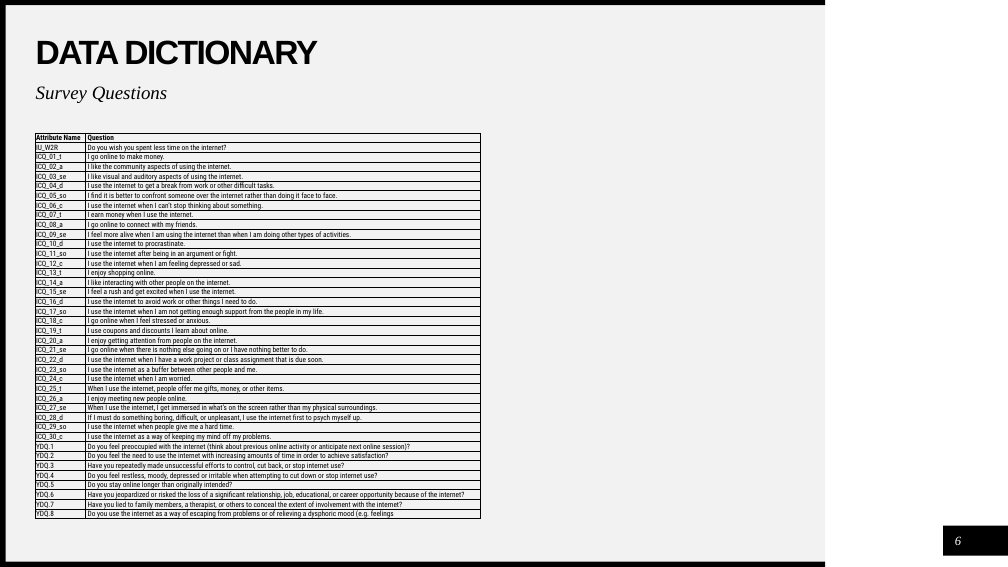
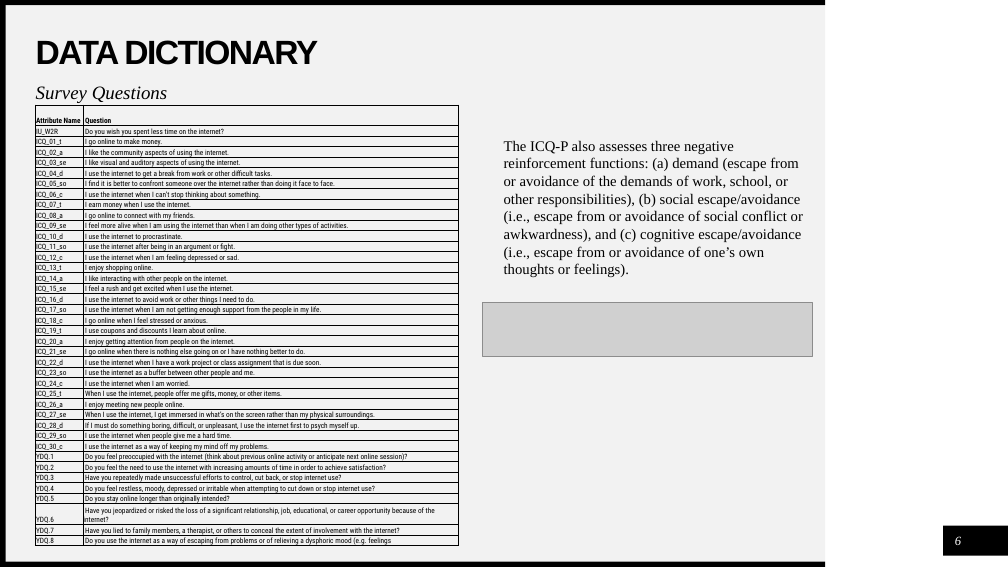
Before and after one commit to buozuer/StatsII_Spring2024, a slide deck: slide 6 of replication/Results/burakozuer_18302382_replication_presentation.pptx. Drawn at 1008x567 pixels with LibreOffice and Linux fonts; fonts in the diff are those of the drawing; grey boxes stand for pictures. Boxes give left, top, right and bottom in pixels: in the first picture for what was removed or moved away, otherwise in the second. Text is boxed around its words. In the diff, an @@ line names an element or a change of style, - is before the commit and + after.

```diff
--- a/replication/Results/burakozuer_18302382_replication_presentation.pptx
+++ b/replication/Results/burakozuer_18302382_replication_presentation.pptx
@@ table: place and size @@
-table at (36, 133, 480, 523)
+table at (36, 105, 458, 550)
@@ text added at (504, 140, 803, 277), 14 pt, text #000000 @@
+The ICQ-P also assesses three negative
+reinforcement functions: (a) demand (escape from or avoidance of the demands of work, school, or other responsibilities), (b) social escape/avoidance (i.e., escape from or avoidance of social conflict or awkwardness), and (c) cognitive escape/avoidance (i.e., escape from or avoidance of one’s own thoughts or feelings).
@@ picture added at (482, 302, 813, 356) @@
```
Also in this commit, not shown: 4 other slides changed.
